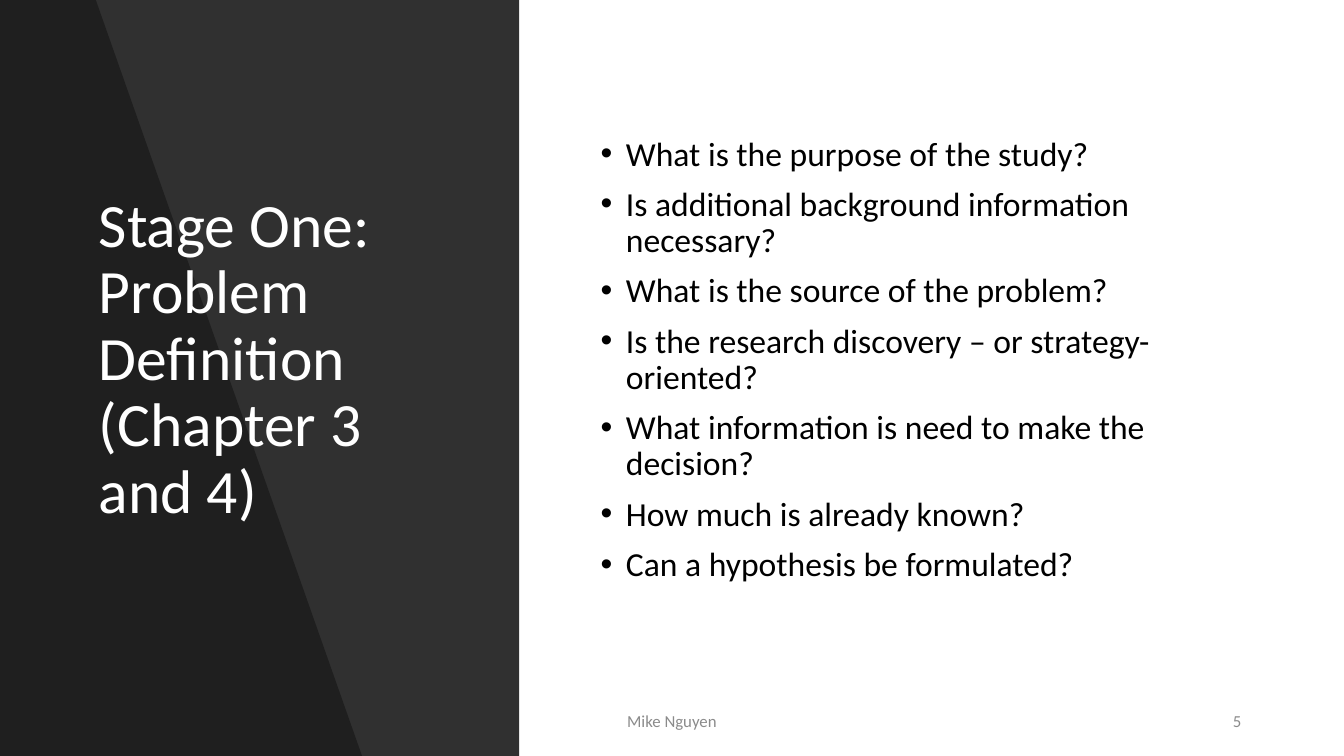
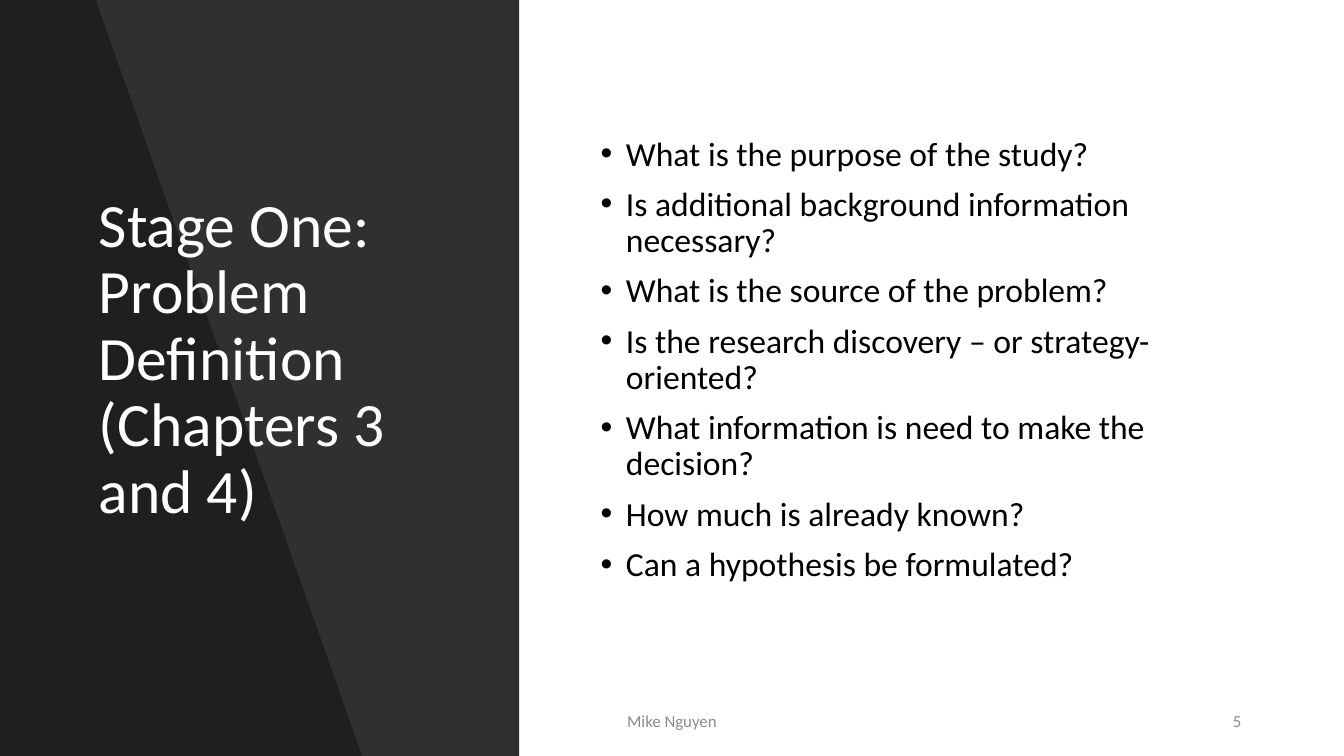
Before and after one commit to mikenguyen13/mar4050, a slide deck: slide 5 of lectures/1/Unit2_Marketing Research Process.pptx. Drawn at 1344x756 pixels with LibreOffice and Linux fonts; fonts in the diff are those of the drawing. Boxes give left, top, right and bottom in pixels: in the first picture for what was removed or moved away, otherwise in the second. Text is boxed around its words. In the diff, an @@ line names an element or a change of style, - is before the commit and + after.

```diff
--- a/lectures/1/Unit2_Marketing Research Process.pptx
+++ b/lectures/1/Unit2_Marketing Research Process.pptx
@@ title at (x1=99, y1=207, x2=384, y2=521): text changed @@
-Stage One: Problem Definition (Chapter 3 and 4)
+Stage One: Problem Definition (Chapters 3 and 4)
```
Also in this commit, not shown: 8 other slides changed, 2 slides removed, 9 other files.
